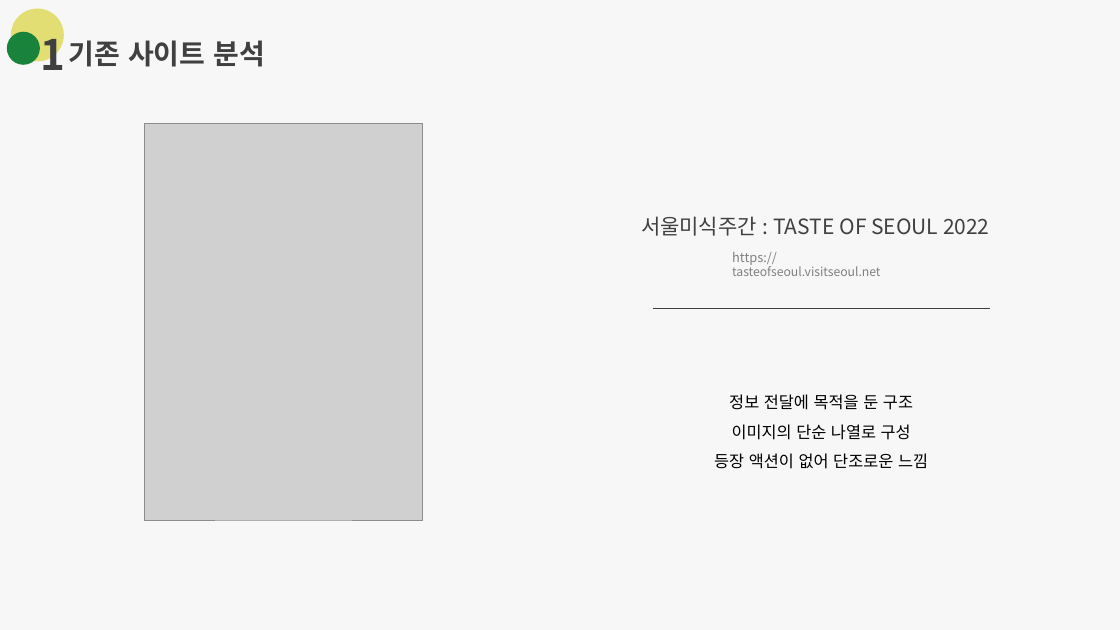
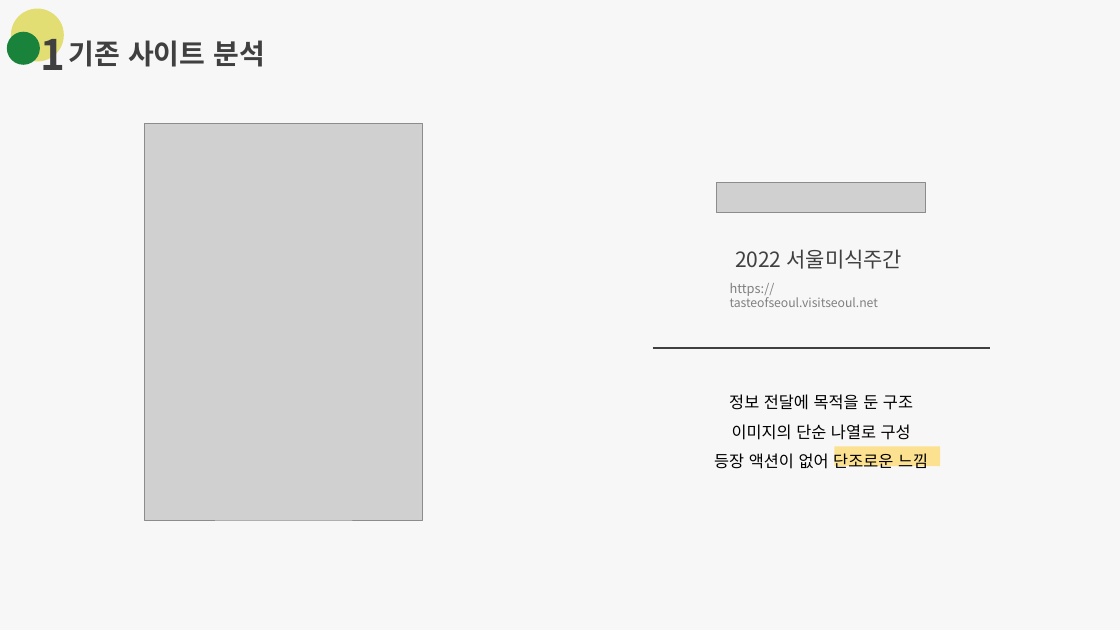
Before and after one commit to Ba-latte/FED-PJ-WBS-youj, a slide deck: slide 3 of 01.웹프로젝트/04.가이드문서/서울미식주간_가이드문서.pptx. Drawn at 1120x630 pixels with LibreOffice and Linux fonts; fonts in the diff are those of the drawing; grey boxes stand for pictures. Boxes give left, top, right and bottom in pixels: in the first picture for what was removed or moved away, otherwise in the second. Text is boxed around its words. In the diff, an @@ line names an element or a change of style, - is before the commit and + after.

```diff
--- a/01.웹프로젝트/04.가이드문서/서울미식주간_가이드문서.pptx
+++ b/01.웹프로젝트/04.가이드문서/서울미식주간_가이드문서.pptx
@@ picture added at <box>717,183,926,213</box> @@
@@ text at <box>735,249,902,269</box>: text changed @@
-서울미식주간 : TASTE OF SEOUL 2022
+2022 서울미식주간
@@ text "https://tasteofseoul.visitseoul.net": place and size @@
-text "https://tasteofseoul.visitseoul.net" at <box>732,252,880,276</box>
+text "https://tasteofseoul.visitseoul.net" at <box>730,283,878,307</box>
@@ line moved from (653, 308) - (991, 308) to (653, 348) - (991, 348) @@
@@ rectangle added at <box>834,446,940,466</box>, fill #FFD966 at 70% opacity @@
```
Also in this commit, not shown: 4 other slides changed, 8 slides added, 12 other files.
